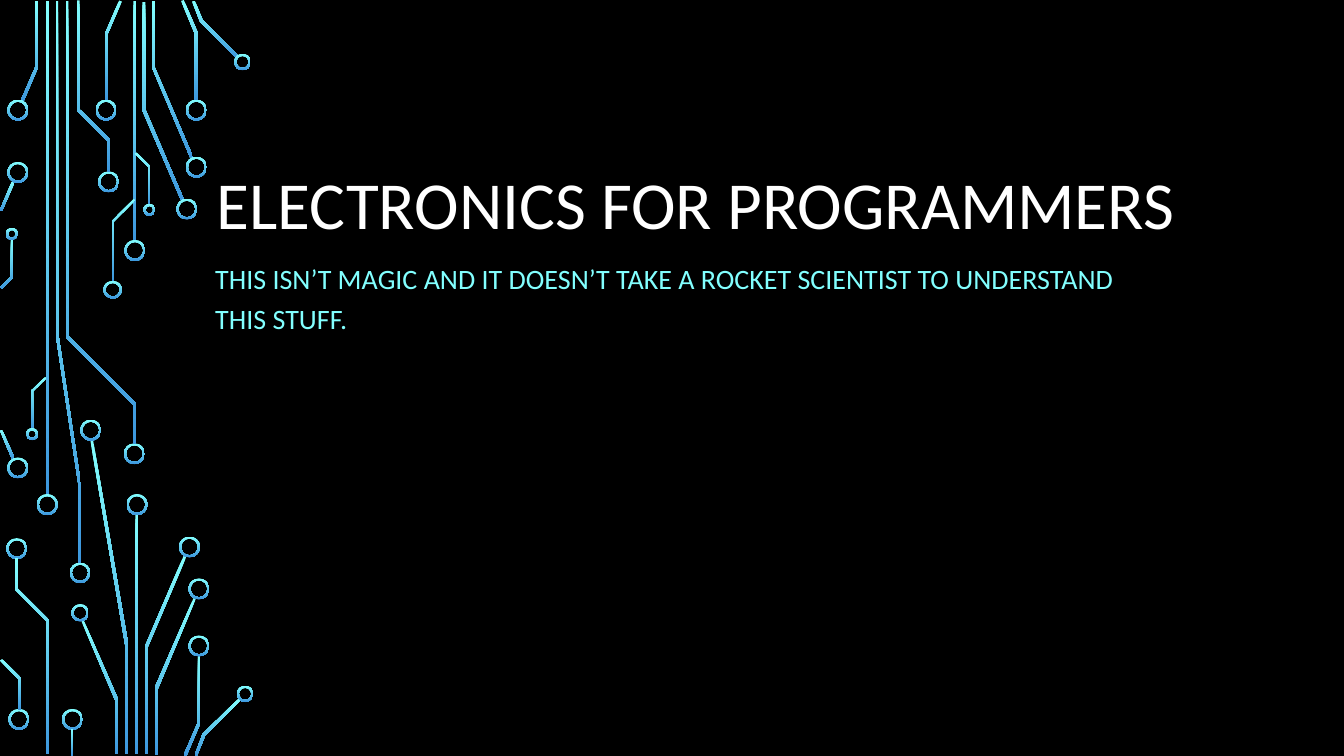
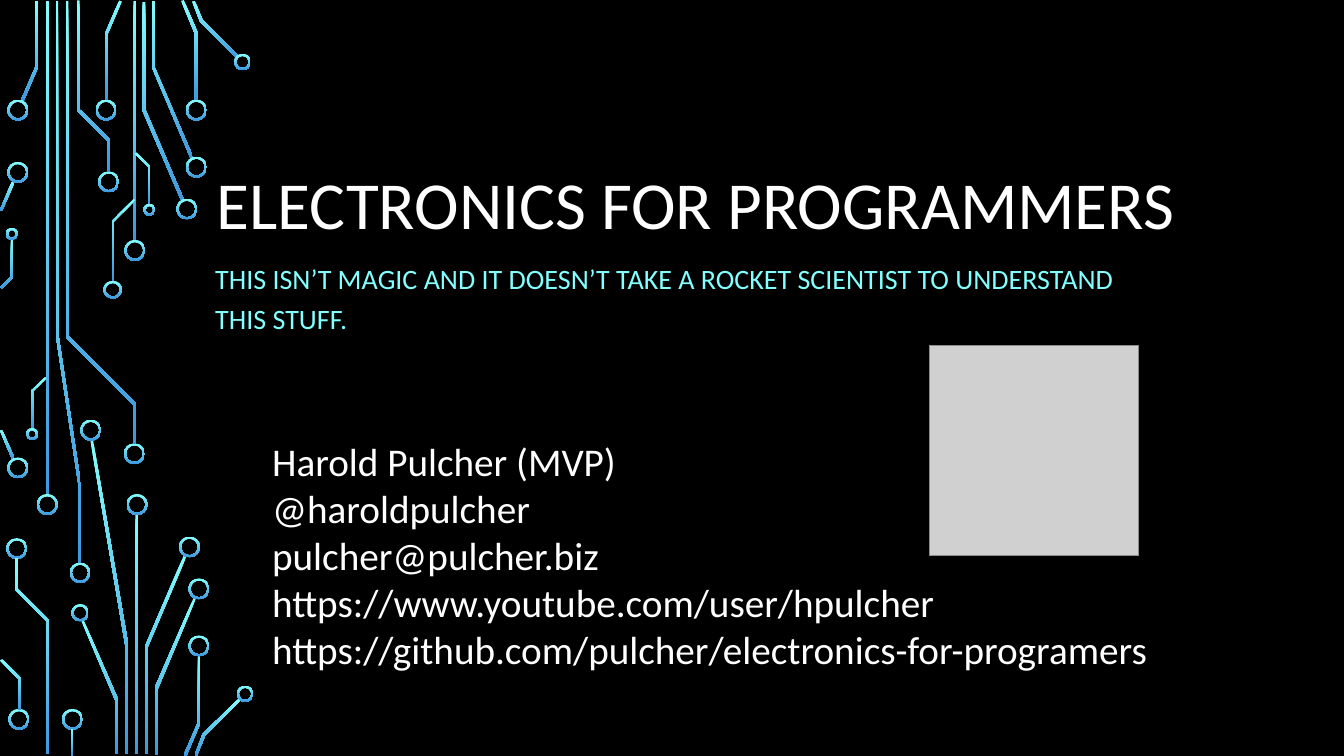
Before and after one commit to pulcher/electronics-for-programmers, a slide deck: slide 1 of e4p-presentation.pptx. Drawn at 1344x756 pixels with LibreOffice and Linux fonts; fonts in the diff are those of the drawing; grey boxes stand for pictures; background and template pictures are left out. Boxes give left, top, right and bottom in pixels: in the first picture for what was removed or moved away, otherwise in the second. Text is boxed around its words. In the diff, an @@ line names an element or a change of style, - is before the commit and + after.

Commit message:
updates to the presentation

```diff
--- a/e4p-presentation.pptx
+++ b/e4p-presentation.pptx
@@ picture added at bbox=[930, 346, 1139, 557] @@
@@ text added at bbox=[272, 447, 1147, 671], 28 pt, text #FFFFFF @@
+Harold Pulcher (MVP)
+@haroldpulcher
+pulcher@pulcher.biz
+https://www.youtube.com/user/hpulcher
+https://github.com/pulcher/electronics-for-programers
```
Also in this commit, not shown: 2 other slides changed, 11 slides added, 2 slides removed.
